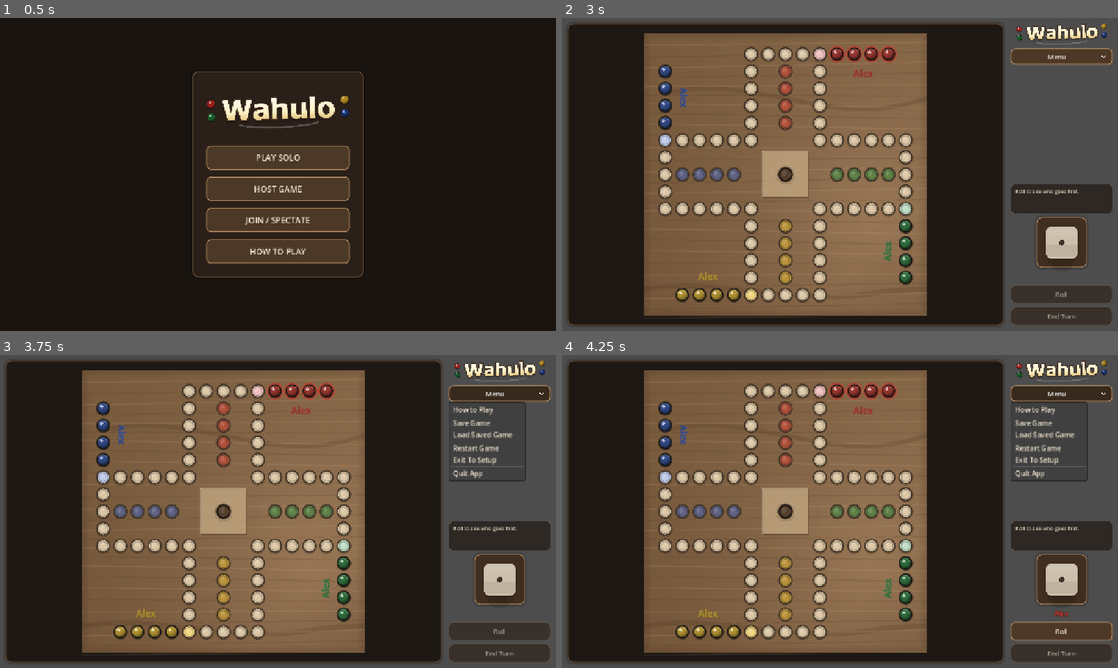
Above: before the commit, frames 1-4 (two rows, left to right).
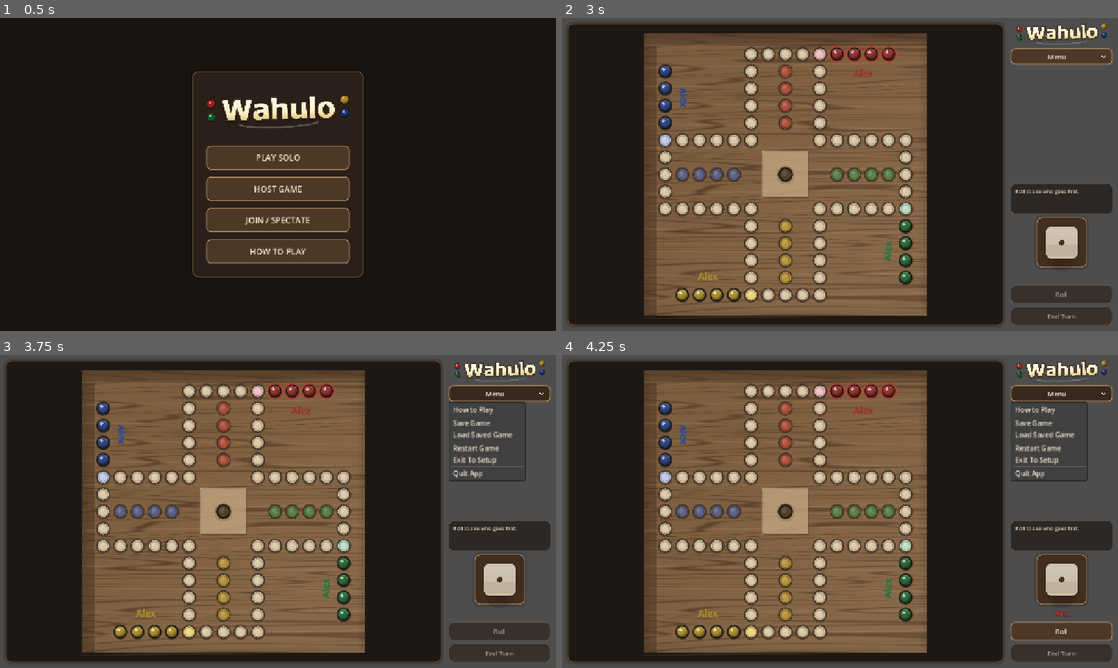
Above: after the commit, the same moments.

Repository: ItsTheMcCoy/wahoo-app
Game: Godot game, scene res://scenes/HomeScreen.tscn
Two runs of this game, one before a commit and one after it. Both use one fixed random seed, a clock stepped at 60 frames per second and the inputs below.
Inputs (mouse positions are in pixels of both pictures, inside the frame that each line leads up to):
- Up to frame 1 (0.5 s): no input
- Up to frame 2 (3 s): click "PLAY SOLO" at 0.5 s; click (845, 115) at 1.27 s; type "Alex" at 1.35 s; click (845, 161) at 1.5 s; type "Alex" at 1.58 s; click (845, 205) at 1.73 s; type "Alex" at 1.82 s; click (845, 249) at 2.02 s; type "Alex" at 2.1 s; click "Start Game" at 2.75 s
- Up to frame 3 (3.75 s): click "Menu" at 3.5 s
- Up to frame 4 (4.25 s): no input

Frame 1 is identical in both runs. In frame 2, 4.0% of the frame differs, in the area x 14-66%, y 4-96%; in frame 3, 4.0%; in frame 4, 4.0%.

Commit message:
File cleanup and board texture upgrade

Diff:
--- a/godot/scripts/wahoo_board_view.gd
+++ b/godot/scripts/wahoo_board_view.gd
@@ -3,7 +3,7 @@
 
 const WahooLayout = preload("res://scripts/wahoo_layout.gd")
 const WahooState = preload("res://scripts/wahoo_state.gd")
-const BOARD_TEXTURE_PATH := "res://assets/textures/board_wood.svg"
+const BOARD_TEXTURE_PATH := "res://assets/textures/walnut-board-texture.png"
 const MARBLE_TEXTURE_PATH := "res://assets/textures/marble_gloss.svg"
 
 signal move_selected(move: Dictionary)
Binary file added: godot/assets/textures/walnut-board-texture.png
Not shown, added: godot/assets/textures/walnut-board-texture.png.import
Not shown, removed: documents/GRAPHICS_UPGRADE_PLAN.md
